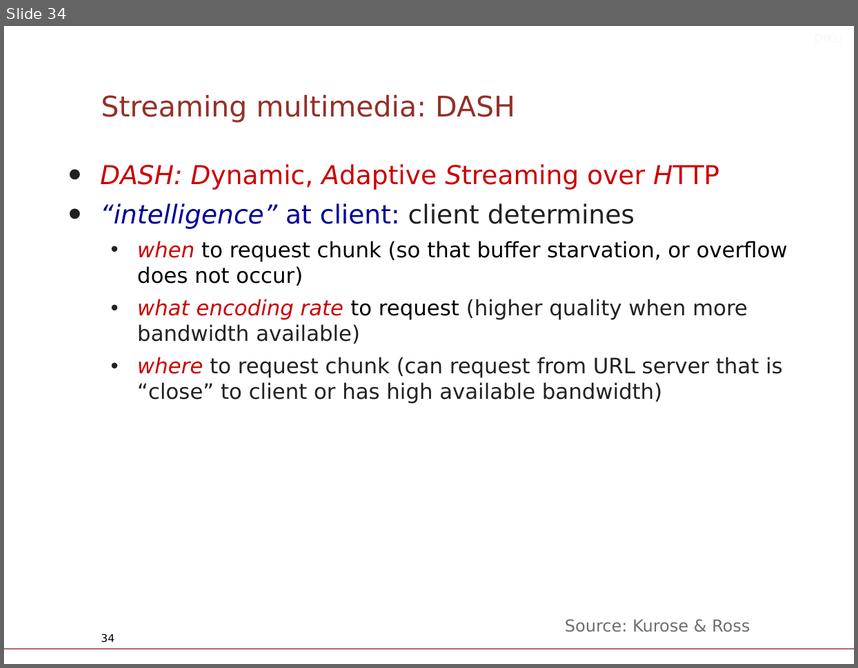
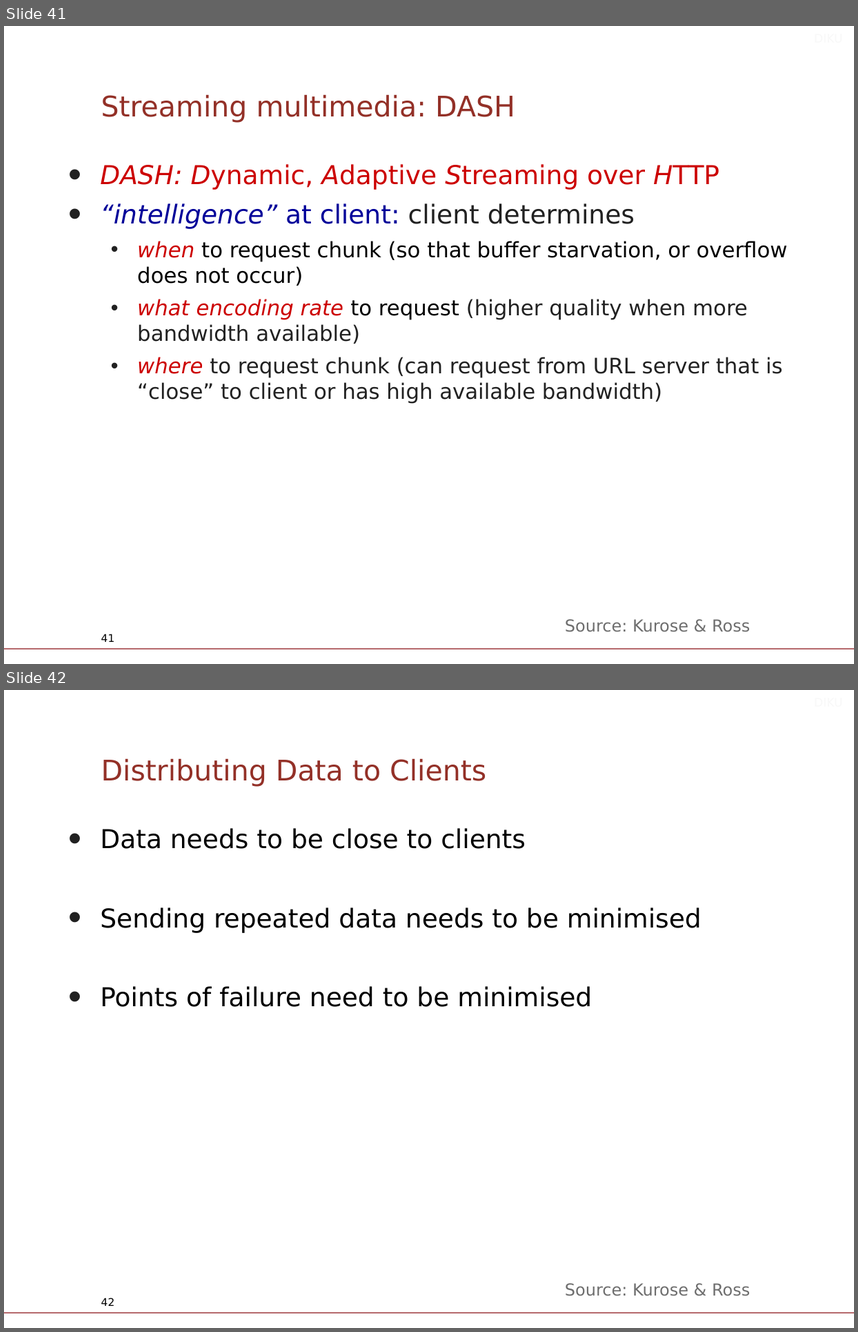
Before and after one commit to diku-compSys/compSys-e2021-pub, a slide deck: lectures/211103_application_layer_http/slides.odp. Shown one above the other, each under a label of ours: slide 34 before the commit, slides 41 and 42 after it. The pictures are 858x668 and 858x1332 pixels, drawn with LibreOffice and Linux fonts; fonts in the diff are those of the drawing; background and template pictures are left out. Boxes give left, top, right and bottom in pixels: in the first picture for what was removed or moved away, otherwise in the second. Text is boxed around its words. In the diff, an @@ line names an element or a change of style, - is before the commit and + after.

```diff
--- a/lectures/211103_application_layer_http/slides.odp
+++ b/lectures/211103_application_layer_http/slides.odp
@@ slide 42 added at (x1=4, y1=690, x2=854, y2=1328), background #FFFFFF; not listed: 1 template element that a slide beside it also shows @@
@@ text added at (x1=270, y1=690, x2=851, y2=715), 10 pt, text #F8F8F8 @@
+DIKU
@@ title added at (x1=101, y1=758, x2=486, y2=787), 24 pt, text #933027 @@
+Distributing Data to Clients
@@ text added at (x1=100, y1=828, x2=702, y2=1007), 22 pt, text #000000 @@
+• Data needs to be close to clients
+• Sending repeated data needs to be minimised
+• Points of failure need to be minimised
@@ text added at (x1=565, y1=1283, x2=750, y2=1296), 14 pt, text #6E6E6E @@
+Source: Kurose & Ross
@@ page number added at (x1=101, y1=1297, x2=115, y2=1305), 9 pt, text #000000 @@
+42
@@ what was slide 34 is now slide 41 @@
@@ page number at (x1=101, y1=633, x2=115, y2=641): text changed @@
-34
+41
```
Also in this commit, not shown: 12 slides changed, 7 other slides added, 3 other files.
